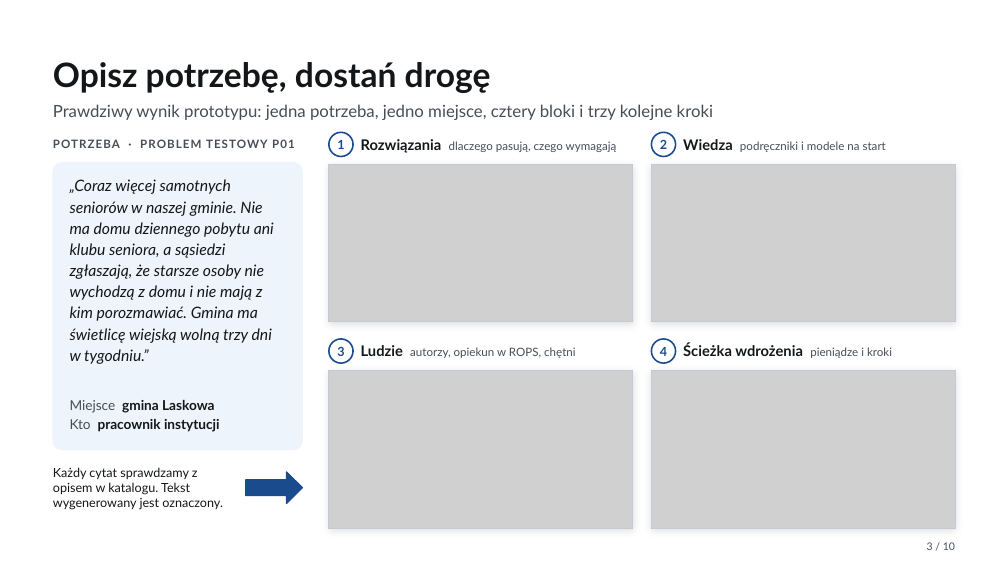
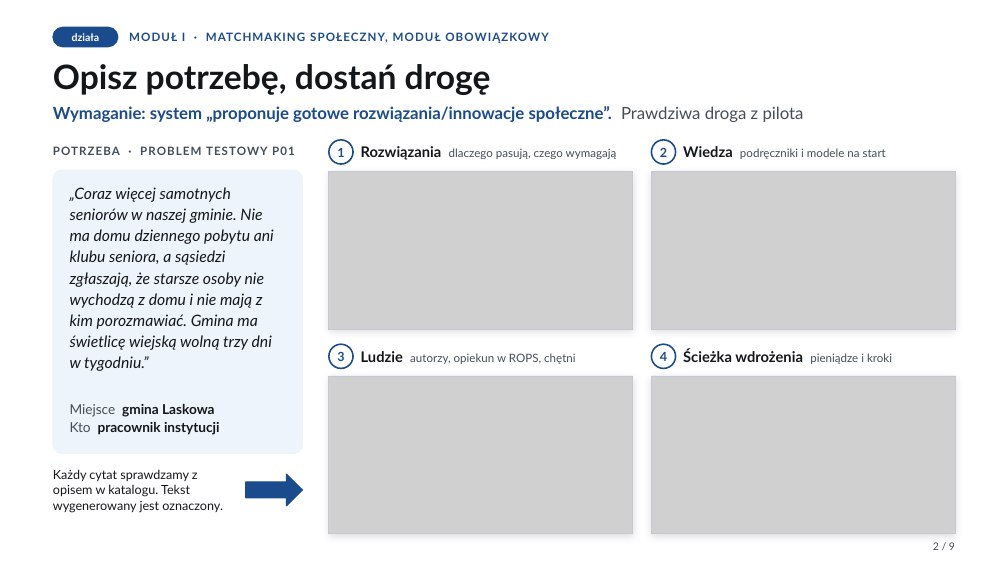
Before and after one commit to bobrovsky420/hackyeah2026, a slide deck: slide 2 of docs/presentation/presentation.pptx (slide 3 before the commit). Drawn at 1008x567 pixels with LibreOffice and Linux fonts; fonts in the diff are those of the drawing; grey boxes stand for pictures. Boxes give left, top, right and bottom in pixels: in the first picture for what was removed or moved away, otherwise in the second. Text is boxed around its words. In the diff, an @@ line names an element or a change of style, - is before the commit and + after.

Commit message:
New presentation

```diff
--- a/docs/presentation/presentation.pptx
+++ b/docs/presentation/presentation.pptx
@@ rounded rectangle added at (53,27,118,47), fill #1A4B8C, outline #1A4B8C 1 pt @@
@@ text "Opisz potrzebę, dostań drogę" at (53,64,804,122): vertical alignment bottom to top @@
@@ text added at (72,33,99,41), 10 pt, text #FFFFFF, bold @@
+działa
@@ text added at (129,31,548,44), 11 pt, text #1A4B8C, bold @@
+MODUŁ I · MATCHMAKING SPOŁECZNY, MODUŁ OBOWIĄZKOWY
@@ text at (53,106,804,122): text changed; text colour #454D57 to #1A4B8C; bold on @@
-Prawdziwy wynik prototypu: jedna potrzeba, jedno miejsce, cztery bloki i trzy kolejne kroki
+Wymaganie: system „proponuje gotowe rozwiązania/innowacje społeczne”. Prawdziwa droga z pilota
@@ 6 texts, 4 rectangles, 2 pictures, 2 ellipses, 1 rounded rectangle: place and size @@
-6 texts, 4 rectangles, 2 pictures, 2 ellipses, 1 rounded rectangle at (53,163,956,528)
+6 texts, 4 rectangles, 2 pictures, 2 ellipses, 1 rounded rectangle at (53,170,956,533)
@@ 5 texts, 4 rectangles, 2 pictures, 2 ellipses: place and size @@
-5 texts, 4 rectangles, 2 pictures, 2 ellipses at (53,132,956,321)
+5 texts, 4 rectangles, 2 pictures, 2 ellipses at (53,140,956,329)
@@ text at (933,542,955,550): text changed @@
-3 / 10
+2 / 9
```
Also in this commit, not shown: 3 other slides changed, 5 slides added, 6 slides removed, 1 other file.
